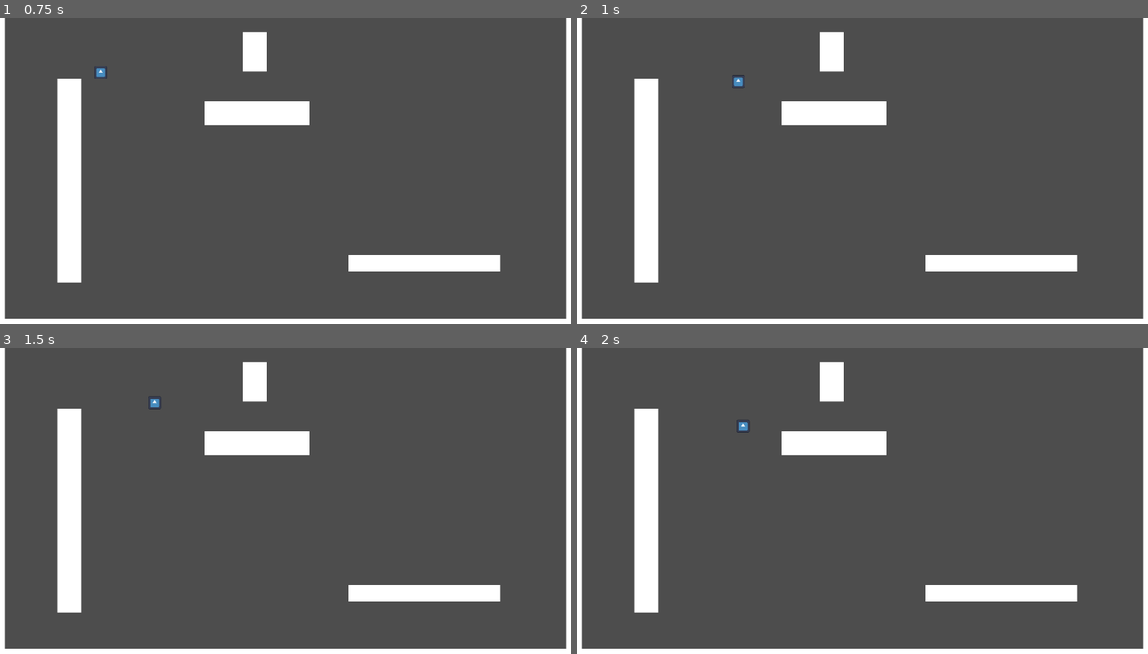
Above: before the commit, frames 1-4 (two rows, left to right).
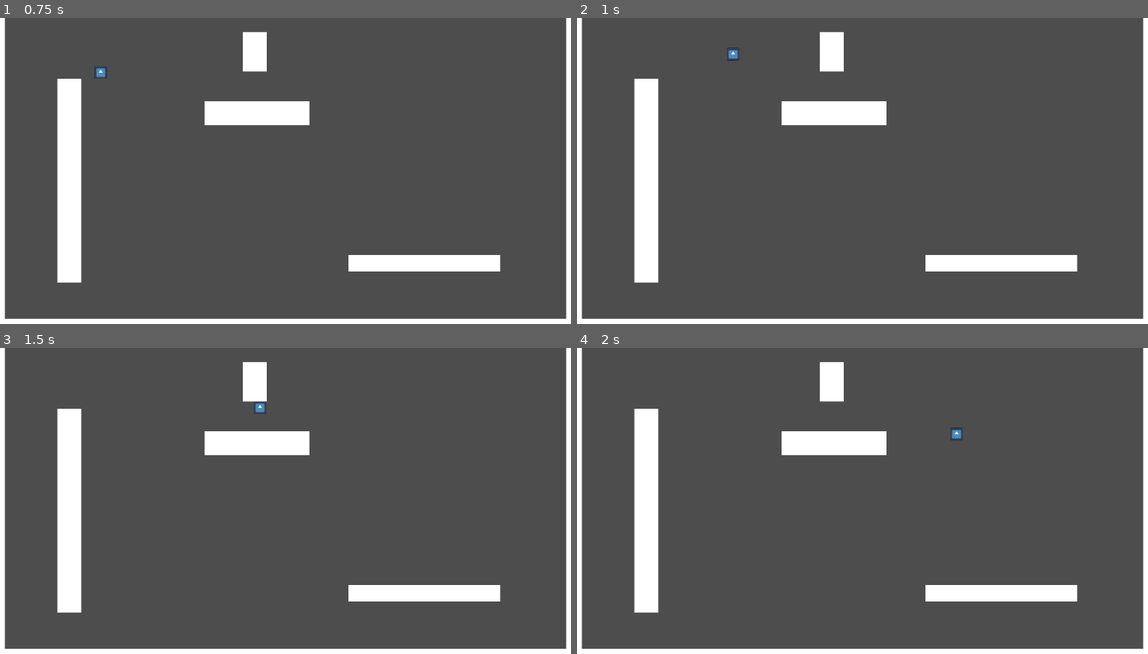
Above: after the commit, the same moments.

Repository: ReusableChopsticks/Platformer2024
Game: Godot game, scene res://scenes/environment/level.tscn
Same seed, same stepped clock (60 frames per second), same inputs: the game is played once before the commit and once after it. The engine's default icon, where the game draws it, is replaced by a stand-in: a white triangle on a blue panel in a dark square.
Inputs:
- Up to frame 1 (0.75 s): tap Enter at 0.5 s; hold Right (right) from 0.53 s (still down); tap Z (dash) at 0.6 s
- Up to frame 2 (1 s): keep holding Right (right); tap Space (jump) at 0.77, 0.8 s
- Up to frame 3 (1.5 s): keep holding Right (right); tap Space (jump) at 1.07, 1.35 s
- Up to frame 4 (2 s): keep holding Right (right); tap Space (jump) at 1.52, 1.82 s; tap Z (dash) at 1.55 s

Frame 1 is identical in both runs. In frame 2, 0.1% of the frame differs, in the area x 26-30%, y 9-24%; in frame 3, 0.1%; in frame 4, 0.1%, in the area x 27-68%, y 23-31%.

Commit message:
jumps now share same buffer timer

Diff:
--- a/scenes/player/PlayerDashState.gd
+++ b/scenes/player/PlayerDashState.gd
@@ -5,7 +5,7 @@
 ## Will automatically transition to MoveState after dash finishes
 
 ## How long the dash lasts for
-@export var dash_time: float = 0.2
+@export var dash_time: float = 0.15
 ## What speed you dash at
 @export var dash_speed: float = 600
 var decel_rate: float
@@ -13,7 +13,6 @@
 func enter():
 	if (Input.is_action_pressed("down")):
 		player.velocity.y = dash_speed
-		#player.velocity.x = 0
 	else:
 		player.velocity.x = dash_speed * player.facing_dir
 		player.velocity.y = 0
--- a/scenes/player/PlayerState.gd
+++ b/scenes/player/PlayerState.gd
@@ -50,12 +50,16 @@
 	return player.is_on_floor()
 
 func jump():
+	var val := true
 	# check if either grace or buffer is active
 	if (Input.is_action_just_pressed("jump")):
-		return player.jump_grace_timer.time_left > 0
+		val = player.jump_grace_timer.time_left > 0
 	else:
-		return player.jump_buffer_timer.time_left > 0 and player.is_on_floor()
-
+		# consume buffer if used
+		val = player.jump_buffer_timer.time_left > 0 and player.is_on_floor()
+		if val:
+			player.jump_buffer_timer.stop()
+	return val
 
 func dash():
 	return Input.is_action_just_pressed("dash") and player.has_dash
@@ -65,10 +69,15 @@
 	return player.is_on_wall_only() and Input.get_axis("left", "right") == -player.get_wall_normal().x
 
 func wall_jump():
+	var val := true
 	# check if either grace or buffer is active
 	if (Input.is_action_just_pressed("jump")):
-		return player.wall_jump_grace_timer.time_left > 0
+		val = player.wall_jump_grace_timer.time_left > 0
 	else:
-		return player.wall_jump_buffer_timer.time_left > 0 and player.is_on_wall_only()
+		val = player.jump_buffer_timer.time_left > 0 and player.is_on_wall_only()
+		# consume buffer if used
+		if val:
+			player.jump_buffer_timer.stop()
 
+	return val
 #endregion
--- a/scenes/player/player.gd
+++ b/scenes/player/player.gd
@@ -43,10 +43,10 @@
 var has_double_jump: bool = true
 var has_dash: bool = true
 
+@onready var jump_buffer_timer: Timer = $Timers/JumpBufferTimer
 @onready var jump_grace_timer: Timer = $Timers/JumpGraceTimer
-@onready var jump_buffer_timer: Timer = $Timers/JumpBufferTimer
 @onready var wall_jump_grace_timer: Timer = $Timers/WallJumpGraceTimer
-@onready var wall_jump_buffer_timer: Timer = $Timers/WallJumpBufferTimer
+# note: all jump types use the same buffer timer and "consume" it when used (set time to 0)
 #endregion
 
 # initial value calculations
@@ -57,14 +57,12 @@
 # Called every frame. 'delta' is the elapsed time since the previous frame.
 func _physics_process(delta):
 	# Handle resetting timers
+	if Input.is_action_just_pressed("jump"):
+		jump_buffer_timer.start()
 	if is_on_floor():
 		jump_grace_timer.start()
-	if Input.is_action_just_pressed("jump"):
-		jump_buffer_timer.start()
 	if is_on_wall_only():
 		wall_jump_grace_timer.start()
-	if Input.is_action_just_pressed("jump"):
-		wall_jump_buffer_timer.start()
 
 
 	# update what direction player is currently facing
